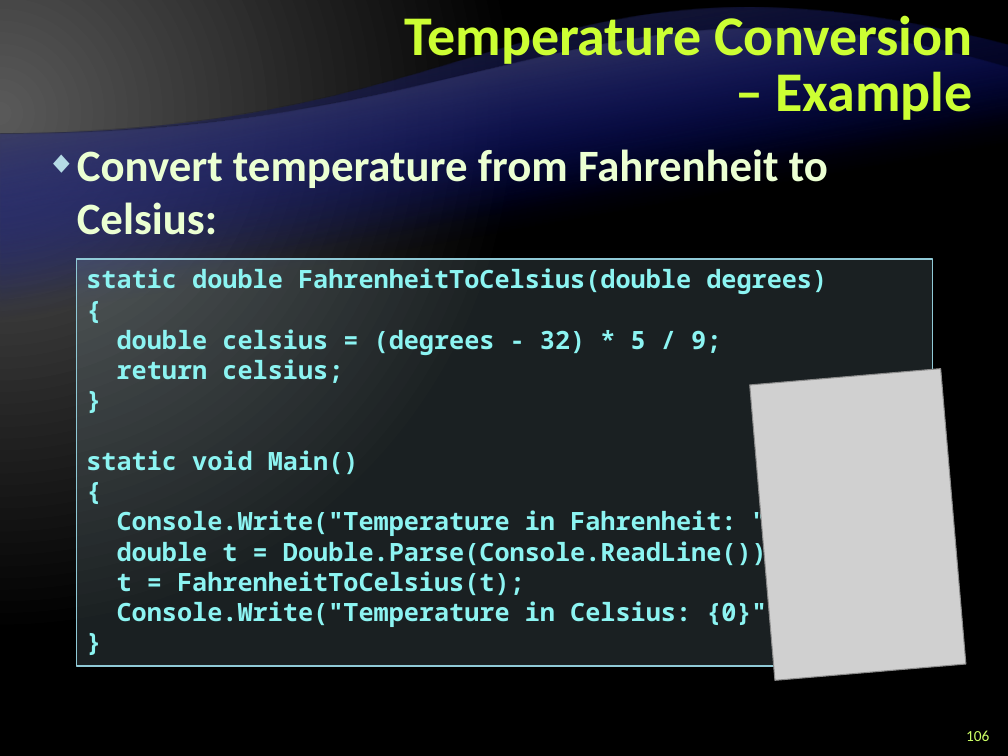
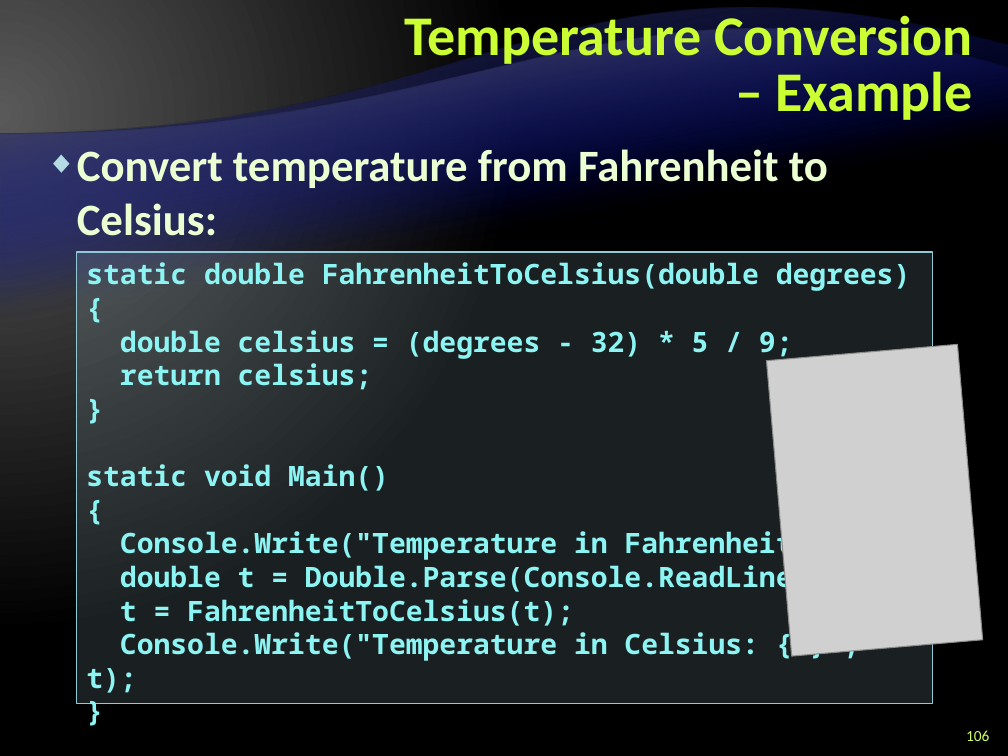
Before and after one commit to Graveheart/aspnetcourse, a slide deck: slide 106 of 2010/lectures/2. CSharp Language Overview - Part I.pptx. Drawn at 1008x756 pixels with LibreOffice and Linux fonts; fonts in the diff are those of the drawing; grey boxes stand for pictures; background and template pictures are left out. Boxes give left, top, right and bottom in pixels: in the first picture for what was removed or moved away, otherwise in the second. Text is boxed around its words. In the diff, an @@ line names an element or a change of style, - is before the commit and + after.

```diff
--- a/2010/lectures/2. CSharp Language Overview - Part I.pptx
+++ b/2010/lectures/2. CSharp Language Overview - Part I.pptx
@@ text "Convert temperature from Fahrenheit to ..." at [77,149,828,236]: line spacing 38pt to 1 @@
@@ rectangle "static double FahrenheitToCelsius(double degrees)": place and size @@
-rectangle "static double FahrenheitToCelsius(double degrees)" at [77,259,932,666]
+rectangle "static double FahrenheitToCelsius(double degrees)" at [77,252,932,704]
@@ rectangle "static double FahrenheitToCelsius(double degrees)" at [77,252,932,704]: size 18 to 20 pt @@
@@ picture: place and size @@
-picture at [750,368,966,680]
+picture at [767,344,983,656]
```
Also in this commit, not shown: 37 other slides changed.
